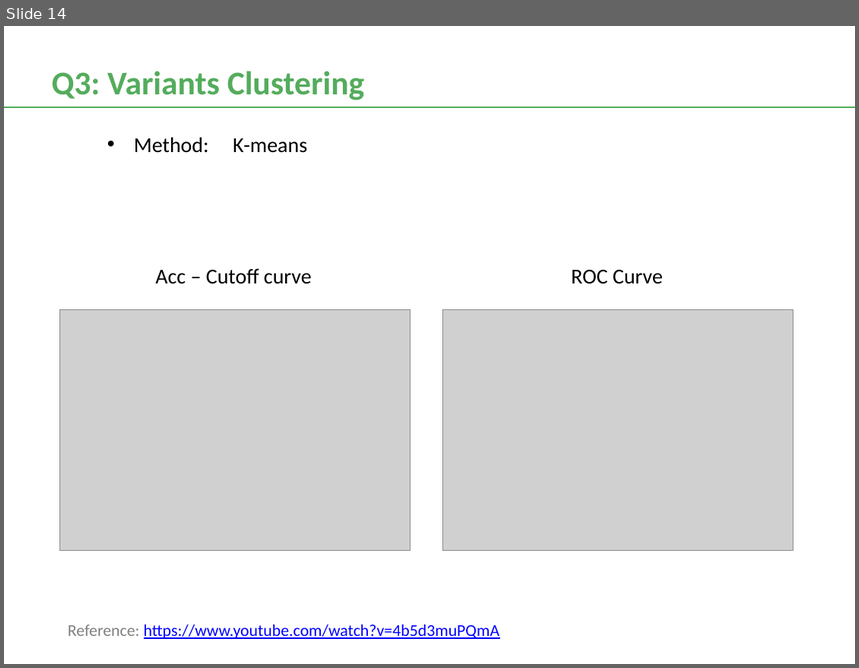
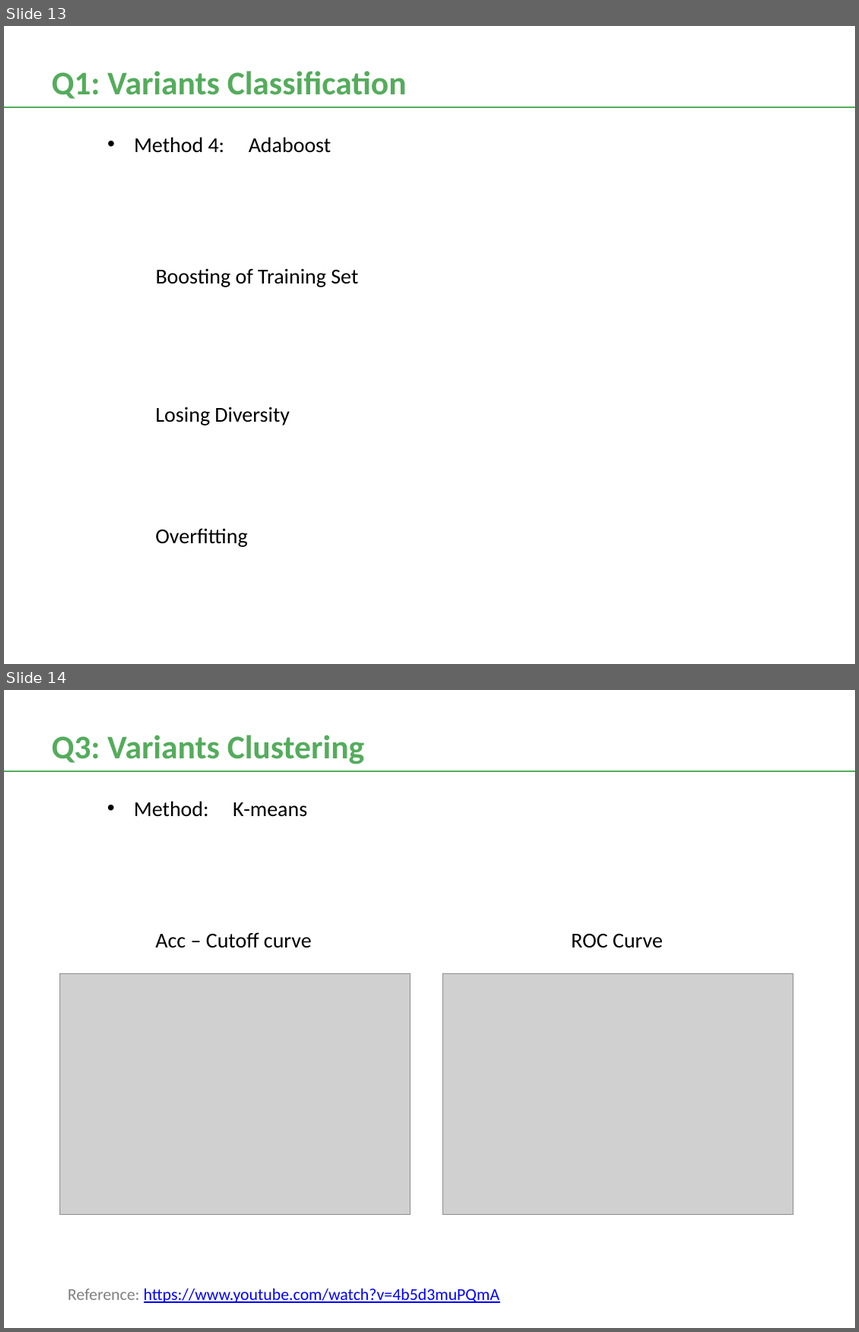
Before and after one commit to frostace/BinaryClassification, a slide deck: DataSciencePres.pptx. Shown one above the other, each under a label of ours: slide 14 before the commit, slides 13 and 14 after it. The pictures are 859x668 and 859x1332 pixels, drawn with LibreOffice and Linux fonts; fonts in the diff are those of the drawing; grey boxes stand for pictures. Boxes give left, top, right and bottom in pixels: in the first picture for what was removed or moved away, otherwise in the second. Text is boxed around its words. In the diff, an @@ line names an element or a change of style, - is before the commit and + after.

Commit message:
wait to run adaboost separately

```diff
--- a/DataSciencePres.pptx
+++ b/DataSciencePres.pptx
@@ slide 13 added at [4, 26, 855, 664], background #FFFFFF @@
@@ text added at [52, 71, 407, 99], 28 pt, text #54AC5C, bold @@
+Q1: Variants Classification
@@ line added from (4, 107) to (855, 107), #54AC5C 1.38 pt @@
@@ text added at [134, 137, 332, 153], 18 pt, text #000000 @@
+• Method 4: Adaboost
@@ text added at [156, 268, 358, 287], 18 pt, text #000000 @@
+Boosting of Training Set
@@ text added at [155, 407, 290, 426], 18 pt, text #000000 @@
+Losing Diversity
@@ text added at [155, 528, 247, 547], 18 pt, text #000000 @@
+Overfitting
```
Also in this commit, not shown: 6 slides changed, 1 slide removed, 19 other files.
